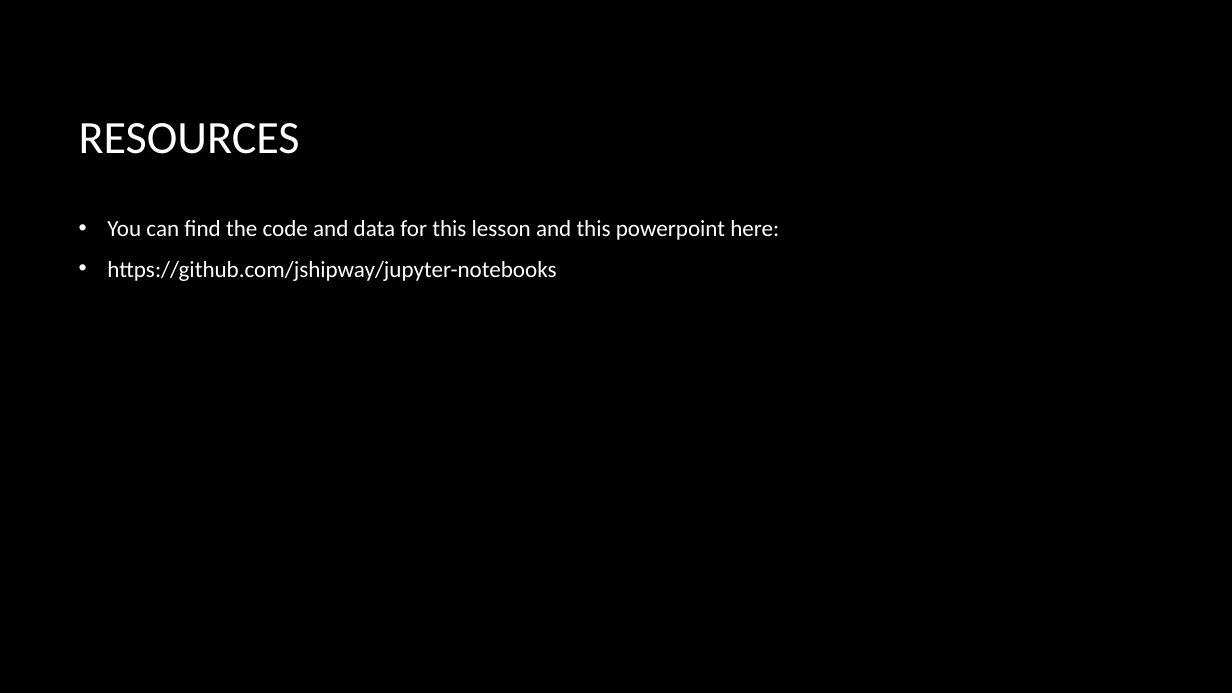
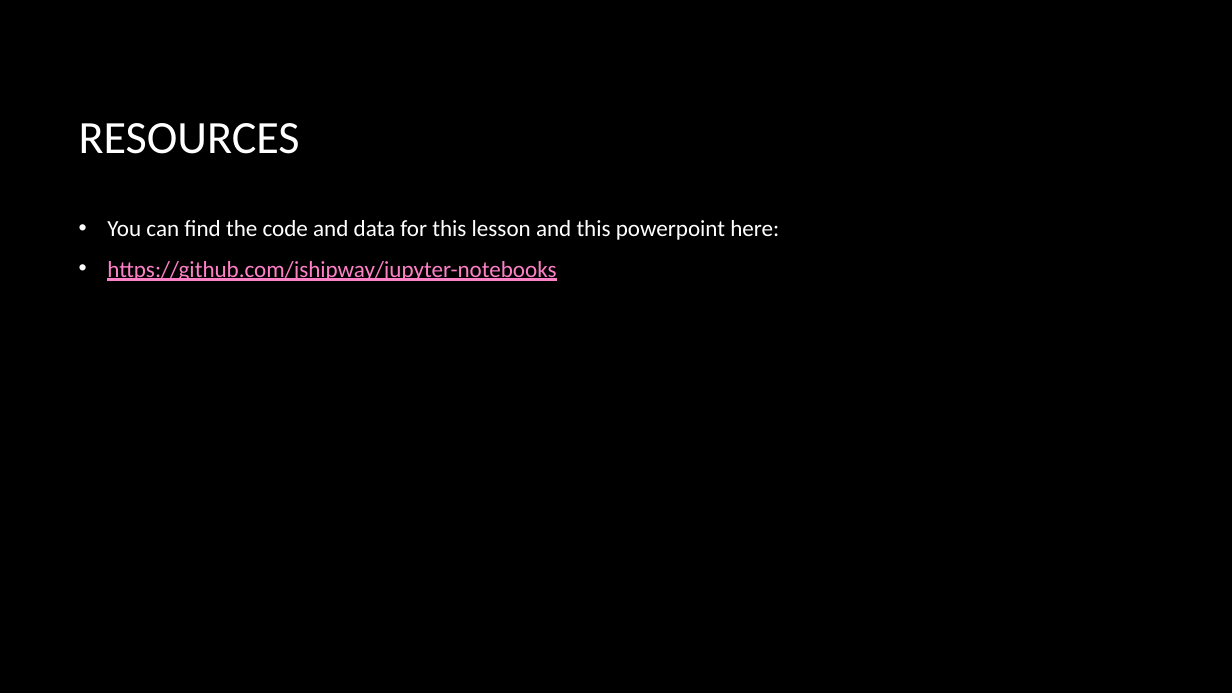
Before and after one commit to jshipway/jupyter-notebooks, a slide deck: slide 15 of John Shipway - Calling LLM from Python.pptx. Drawn at 1232x693 pixels with LibreOffice and Linux fonts; fonts in the diff are those of the drawing; background and template pictures are left out. Boxes give left, top, right and bottom in pixels: in the first picture for what was removed or moved away, otherwise in the second. Text is boxed around its words. In the diff, an @@ line names an element or a change of style, - is before the commit and + after.

```diff
--- a/John Shipway - Calling LLM from Python.pptx
+++ b/John Shipway - Calling LLM from Python.pptx
@@ text at [107,261,556,281]: text colour #FFFFFF to #FE80C7, underline on in "https://github.com/jshipway/jupyter-notebooks" @@
```
Also in this commit, not shown: 6 other slides changed, 1 slide added, 1 slide removed, 1 other file.
